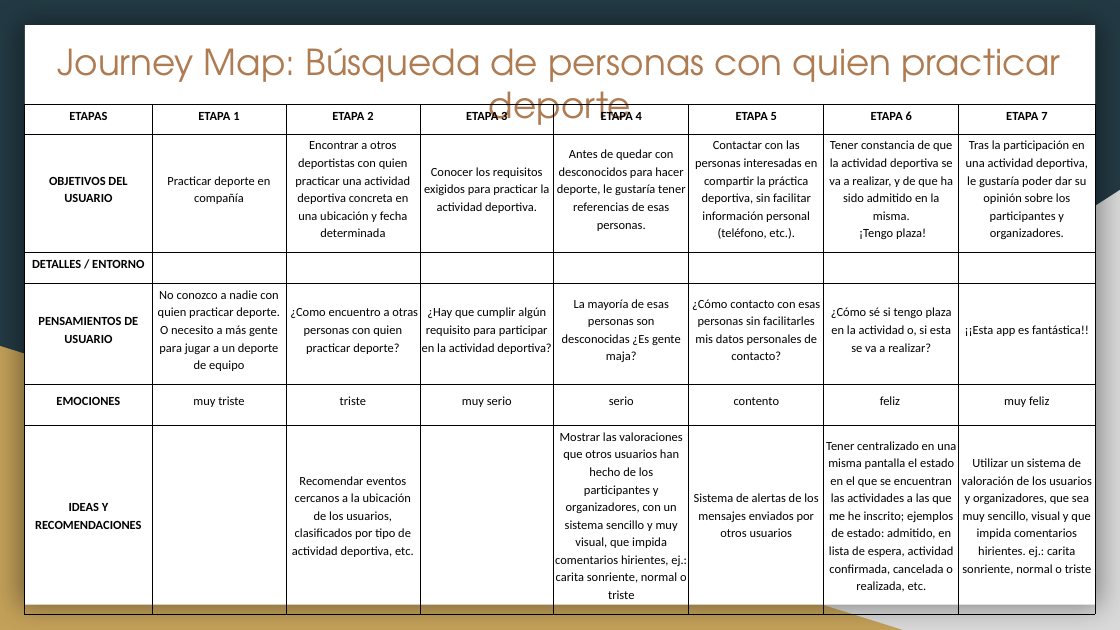
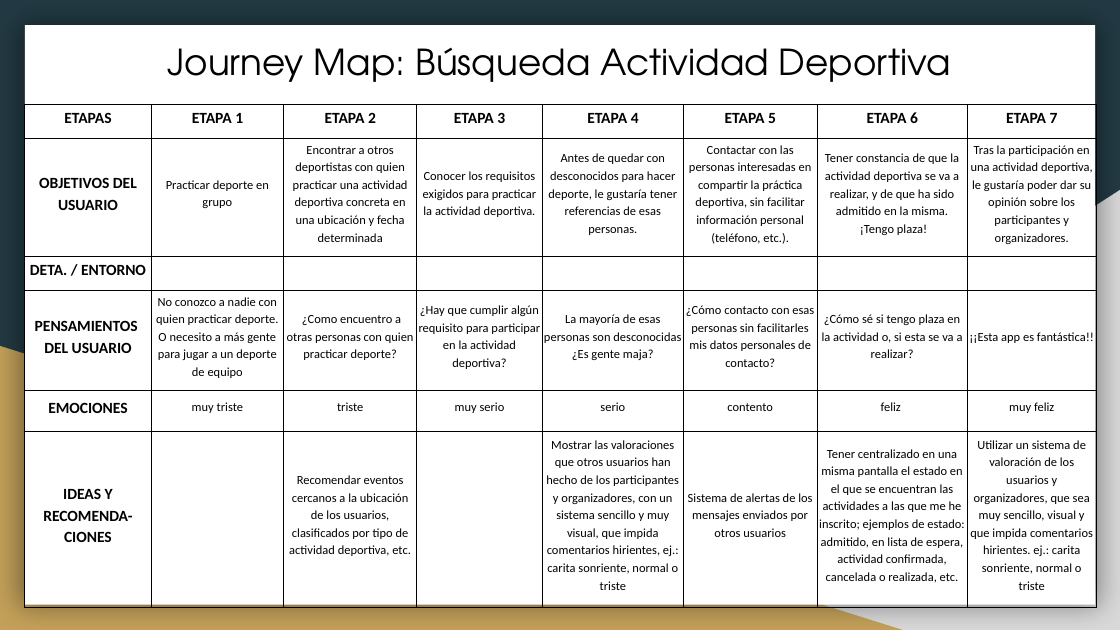
Before and after one commit to Enrique-Izquierdo/DAM_1--PI_verde, a slide deck: slide 7 of UX_PIverde.pptx. Drawn at 1120x630 pixels with LibreOffice and Linux fonts; fonts in the diff are those of the drawing. Boxes give left, top, right and bottom in pixels: in the first picture for what was removed or moved away, otherwise in the second. Text is boxed around its words. In the diff, an @@ line names an element or a change of style, - is before the commit and + after.

```diff
--- a/UX_PIverde.pptx
+++ b/UX_PIverde.pptx
@@ title at (167, 48, 951, 82): text changed; text colour #AF7B51 to #000000 @@
-Journey Map: Búsqueda de personas con quien practicar deporte
+Journey Map: Búsqueda Actividad Deportiva
@@ table at (25, 104, 1099, 599) @@
-row 2, column 2: Practicar deporte en compañía
+row 2, column 2: Practicar deporte en grupo
-row 3, column 1: DETALLES / ENTORNO
+row 3, column 1: DETA. / ENTORNO
-row 4, column 1: PENSAMIENTOS DE USUARIO
+row 4, column 1: PENSAMIENTOS / DEL USUARIO
-row 6, column 1: IDEAS Y RECOMENDACIONES
+row 6, column 1: IDEAS Y RECOMENDA-CIONES
@@ size 8 to 10 pt in "ETAPAS", "ETAPA 1", "ETAPA 2", "ETAPA 3" and 6 more places @@
```
Also in this commit, not shown: 7 other slides changed.
